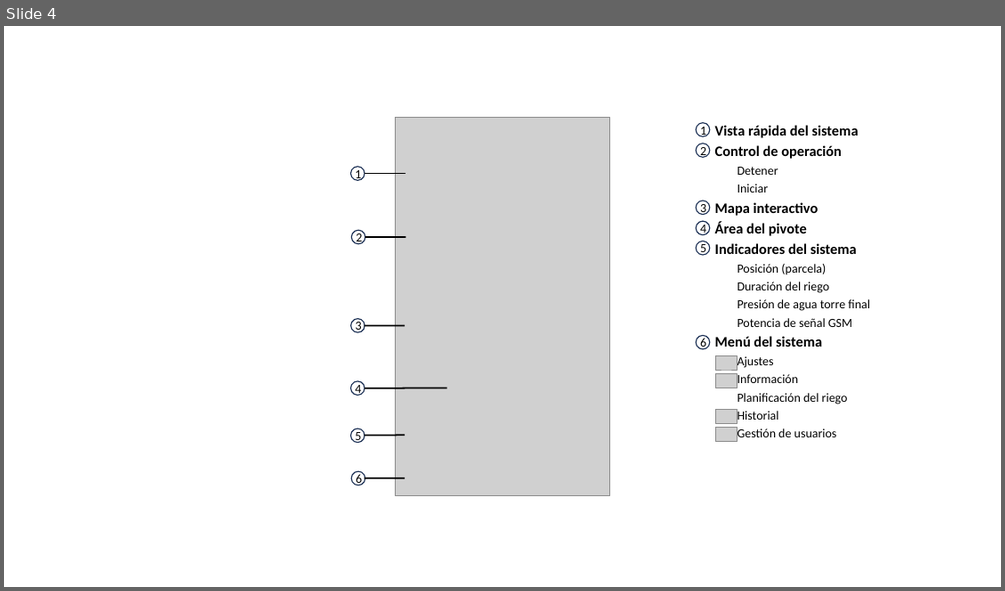
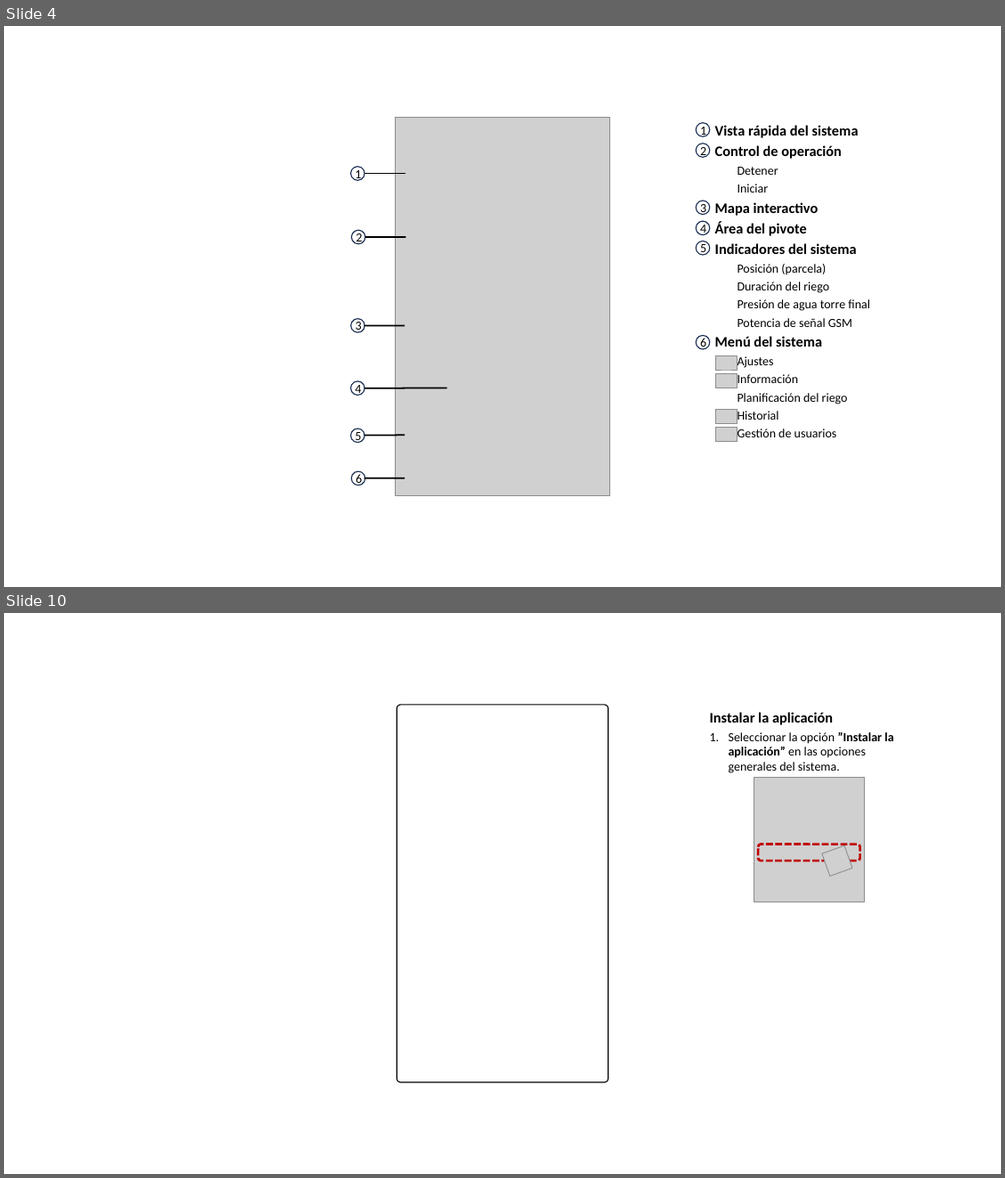
Before and after one commit to dta-labs/dta-agricola, a slide deck: Documentación/Protocolos/Ayuda.pptx. Shown one above the other, each under a label of ours: slide 4 before the commit, slides 4 and 10 after it; the slides between them are not shown. The pictures are 1005x591 and 1005x1178 pixels, drawn with LibreOffice and Linux fonts; fonts in the diff are those of the drawing; grey boxes stand for pictures; background and template pictures are left out. Boxes give left, top, right and bottom in pixels: in the first picture for what was removed or moved away, otherwise in the second. Text is boxed around its words. In the diff, an @@ line names an element or a change of style, - is before the commit and + after.

```diff
--- a/Documentación/Protocolos/Ayuda.pptx
+++ b/Documentación/Protocolos/Ayuda.pptx
@@ slide 10 added at <box>4,613,1001,1174</box>, background #FFFFFF @@
@@ rounded rectangle added at <box>396,705,608,1083</box>, outline #000000 1 pt @@
@@ text added at <box>710,712,893,773</box>, 12 pt, text #000000 @@
+Instalar la aplicación
+1. Seleccionar la opción ”Instalar la aplicación” en las opciones generales del sistema.
@@ picture added at <box>754,778,865,902</box> @@
@@ rounded rectangle added at <box>759,844,860,860</box>, outline #C00000 2.25 pt dashed @@
@@ picture added at <box>822,845,852,876</box> @@
```
Also in this commit, not shown: 4 other slides added, 5 slides removed, 24 other files.
